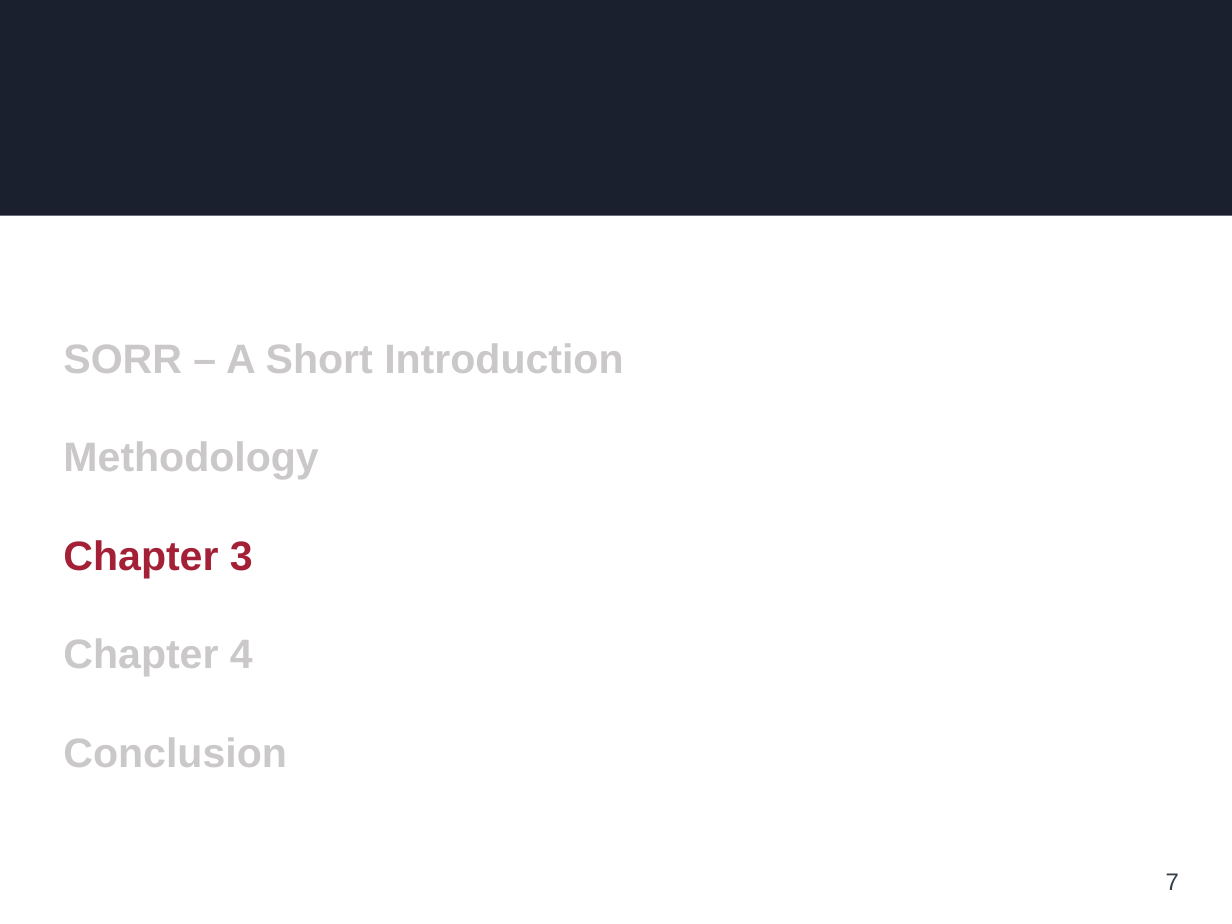
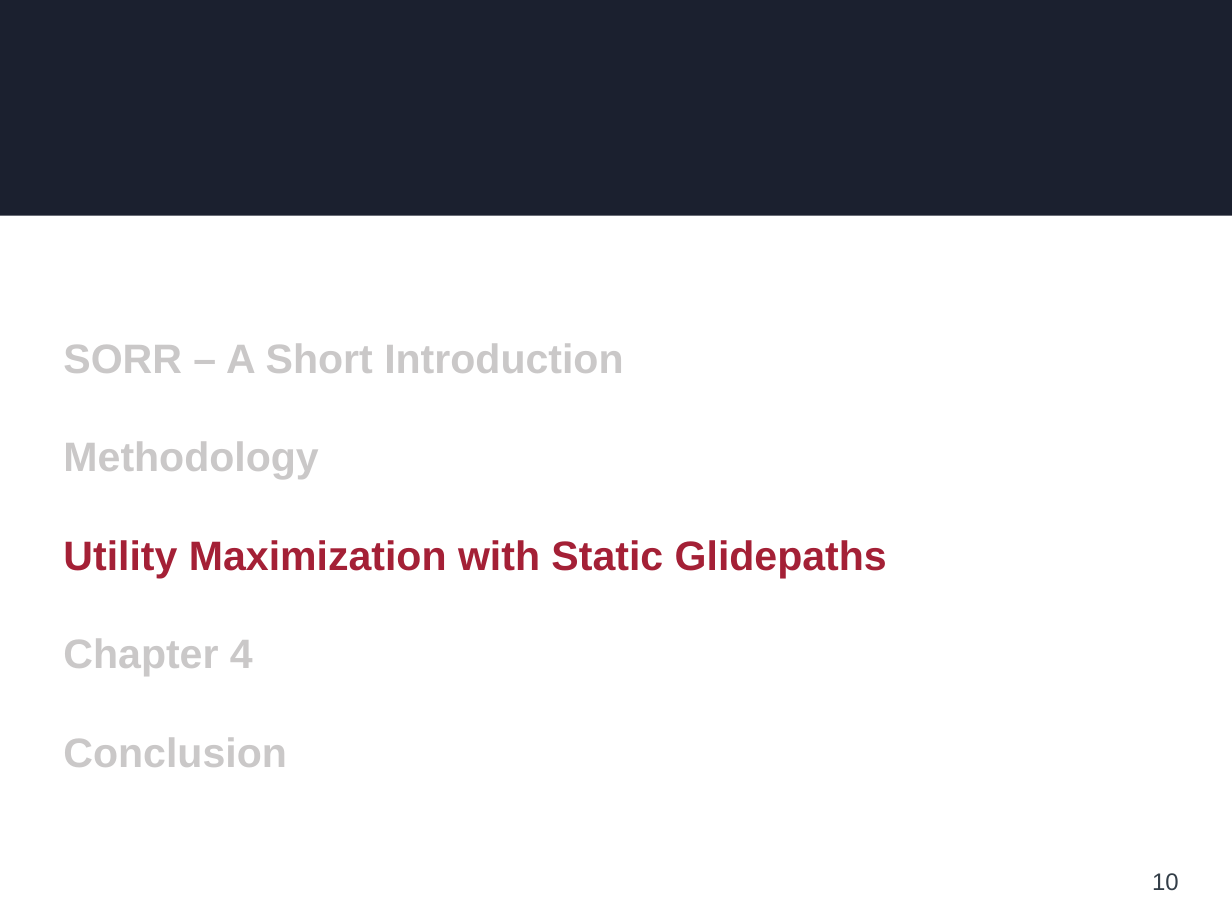
Before and after one commit to hermannviktor/15.451-Proseminar-IM, a slide deck: slide 10 of PPT_Presentation_v2.pptx (slide 7 before the commit). Drawn at 1232x924 pixels with LibreOffice and Linux fonts; fonts in the diff are those of the drawing; background and template pictures are left out. Boxes give left, top, right and bottom in pixels: in the first picture for what was removed or moved away, otherwise in the second. Text is boxed around its words. In the diff, an @@ line names an element or a change of style, - is before the commit and + after.

```diff
--- a/PPT_Presentation_v2.pptx
+++ b/PPT_Presentation_v2.pptx
@@ text at box(63, 540, 887, 578): text changed @@
-Chapter 3
+Utility Maximization with Static Glidepaths
@@ page number at box(1152, 873, 1179, 890): text changed @@
-7
+10
```
Also in this commit, not shown: 6 other slides changed, 3 slides added, 17 other files.
